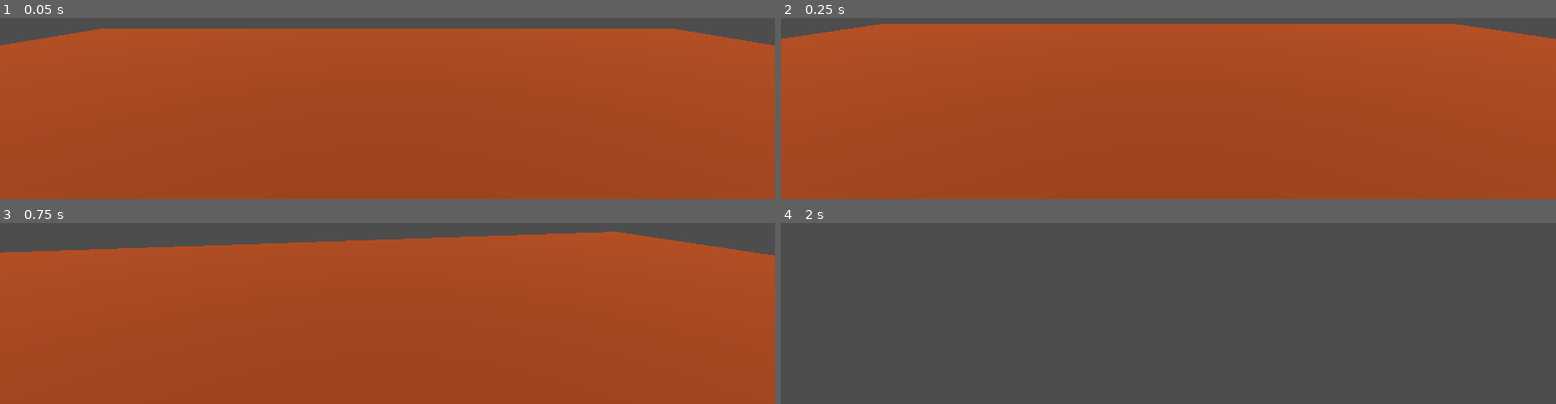
Above: before the commit, frames 1-4 (two rows, left to right).
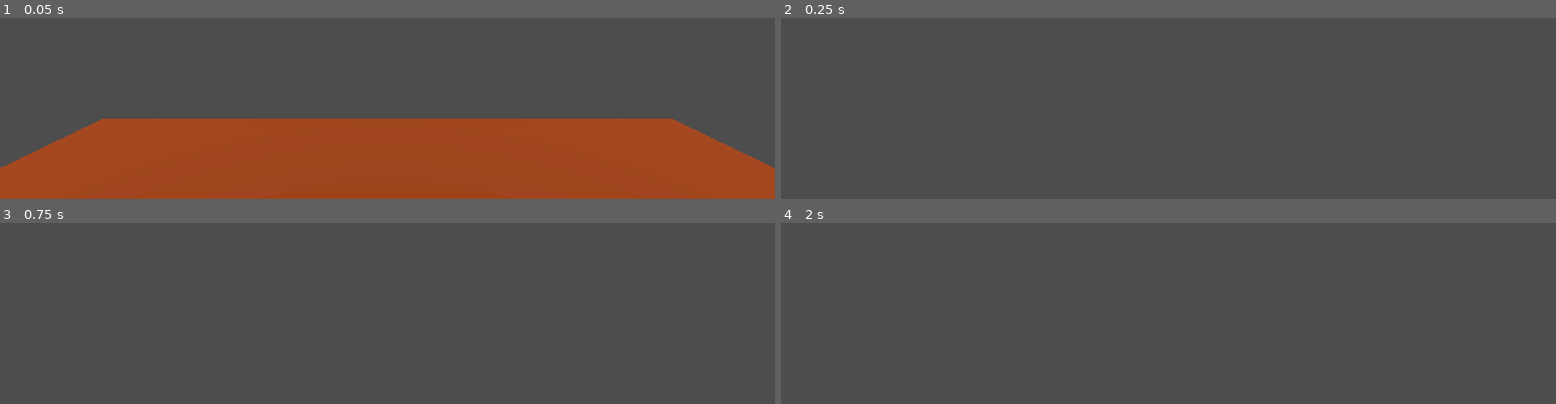
Above: after the commit, the same moments.

Repository: mareluca675/the-well
Game: Godot game, scene res://scenes/main.tscn
Same seed, same stepped clock (60 frames per second), same inputs: the game is played once before the commit and once after it.
Inputs (mouse positions are in pixels of both pictures, inside the frame that each line leads up to):
- Up to frame 1 (0.05 s): no input
- Up to frame 2 (0.25 s): no input
- Up to frame 3 (0.75 s): tap Enter at 0.5 s; move the mouse to (outside the picture) at 0.52 s; press the mouse at (outside the picture) at 0.53 s; hold W (move_forward) from 0.53 s (still down)
- Up to frame 4 (2 s): keep holding W (move_forward); tap Space (jump) at 0.77, 1.52 s; move the mouse to (outside the picture) at 1.27 s; release the mouse at (outside the picture) at 1.28 s; tap Ctrl (crouch) at 1.35 s; click (outside the picture) at 1.55 s

The runs differ from the first frame. In frame 1, 52% of the frame differs, in the area x 0-100%, y 5-83%; in frame 2, 96%, in the area x 0-100%, y 3-100%; in frame 3, 89%; in frame 4, nothing differs.

Commit message:
Added new player template
WIP
Added new player and camera controls, based on GDQest tutorial.
Currently only base movement and is buggy
https://www.youtube.com/watch?v=JlgZtOFMdfc

Diff:
--- a/project.godot
+++ b/project.godot
@@ -58,6 +58,11 @@
 "events": [Object(InputEventKey,"resource_local_to_scene":false,"resource_name":"","device":-1,"window_id":0,"alt_press …(192 unchanged characters)…
 ]
 }
+left_click={
+"deadzone": 0.2,
+"events": [Object(InputEventMouseButton,"resource_local_to_scene":false,"resource_name":"","device":-1,"window_id":0,"alt_pressed":false,"shift_pressed":false,"ctrl_pressed":false,"meta_pressed":false,"button_mask":0,"position":Vector2(0, 0),"global_position":Vector2(0, 0),"factor":1.0,"button_index":1,"canceled":false,"pressed":false,"double_click":false,"script":null)
+]
+}
 
 [physics]
 
--- a/scenes/main.tscn
+++ b/scenes/main.tscn
@@ -1,7 +1,8 @@
-[gd_scene load_steps=12 format=3 uid="uid://dsotghfp4veg"]
+[gd_scene load_steps=13 format=3 uid="uid://dsotghfp4veg"]
 
 [ext_resource type="PackedScene" uid="uid://cc17vl01i7wa2" path="res://scenes/player.tscn" id="1_o5qli"]
 [ext_resource type="Script" uid="uid://dubncoshivdw2" path="res://scripts/cylinder.gd" id="2_0wfyh"]
+[ext_resource type="PackedScene" uid="uid://c5khycyxc5nyt" path="res://scenes/player_tmp.tscn" id="2_sugp2"]
 
 [sub_resource type="StandardMaterial3D" id="StandardMaterial3D_o5qli"]
 albedo_color = Color(0.603922, 0.235294, 0, 1)
@@ -45,6 +46,10 @@
 [node name="Player" parent="." instance=ExtResource("1_o5qli")]
 transform = Transform3D(10, 0, 0, 0, 10, 0, 0, 0, 10, 0, 1.90521, 0)
 
+[node name="PlayerTmp" parent="." instance=ExtResource("2_sugp2")]
+transform = Transform3D(1, 0, 0, 0, 1, 0, 0, 0, 1, 0, 7.22009, 0)
+visible = false
+
 [node name="DirectionalLight3D" type="DirectionalLight3D" parent="."]
 transform = Transform3D(1, 0, 0, 0, 0.0134561, 0.999909, 0, -0.999909, 0.0134561, 0, 128.896, 15.1946)
 
--- /dev/null
+++ b/scenes/player_tmp.tscn
@@ -0,0 +1,24 @@
+[gd_scene load_steps=4 format=3 uid="uid://c5khycyxc5nyt"]
+
+[ext_resource type="Script" uid="uid://dafuukvr2gj23" path="res://scripts/player_tmp.gd" id="1_khb8m"]
+
+[sub_resource type="CapsuleMesh" id="CapsuleMesh_khb8m"]
+
+[sub_resource type="CapsuleShape3D" id="CapsuleShape3D_dmj5b"]
+
+[node name="PlayerTmp" type="CharacterBody3D"]
+script = ExtResource("1_khb8m")
+
+[node name="MeshInstance3D" type="MeshInstance3D" parent="."]
+transform = Transform3D(1, 0, 0, 0, 1, 0, 0, 0, 1, 0, 1, 0)
+mesh = SubResource("CapsuleMesh_khb8m")
+skeleton = NodePath("")
+
+[node name="CollisionShape3D" type="CollisionShape3D" parent="."]
+transform = Transform3D(10, 0, 0, 0, 10, 0, 0, 0, 10, 0, 0, 0)
+shape = SubResource("CapsuleShape3D_dmj5b")
+
+[node name="Head" type="Node3D" parent="."]
+transform = Transform3D(1, 0, 0, 0, 1, 0, 0, 0, 1, 0, 7.5, 0)
+
+[node name="Camera3D" type="Camera3D" parent="Head"]
--- a/scripts/player_movement.gd
+++ b/scripts/player_movement.gd
@@ -3,6 +3,7 @@
 @onready var camera_3d = $Head/Camera3D
 
 # movement
+const GRAVITY = 100
 const SPEED = 100.0
 const CROUCH_MOD = 0.5
 const SPRINT_MOD = 2
@@ -13,9 +14,8 @@
 const CAMERA_V_OFFSET = 0
 const CROUCH_CAMERA_V_OFFSET_MOD = -5
 const BASE_FOV = 75
-const CROUCH_FOV_MOD = 15
+const CROUCH_FOV_MOD = 0
 const SPRINT_FOV_MOD = 15
-const GRAVITY = 100
 
 func _ready():
 	Input.mouse_mode = Input.MOUSE_MODE_CAPTURED
--- /dev/null
+++ b/scripts/player_tmp.gd
@@ -0,0 +1,75 @@
+extends CharacterBody3D
+
+@export_group("Camera")
+@export_range(0.0, 1) var mouseSens := 0.25
+
+@export_group("movement")
+@export var move_speed := 8.0
+@export var acceleration := 20.0
+@export var rotation_speed := 12.0
+
+@export_group("environment")
+@export var gravity := 100
+
+@onready var camera_pivot: Node3D = $Head
+@onready var camera: Camera3D = $Head/Camera3D
+
+var camera_input_direction := Vector2.ZERO
+var last_movement_direction := Vector3.BACK
+
+func _input(event: InputEvent) -> void:
+	# focus window on LMB click
+	if event.is_action_pressed("left_click"):
+		Input.mouse_mode = Input.MOUSE_MODE_CAPTURED
+
+	# show cursor when not focused
+	if event.is_action_pressed("ui_cancel"):
+		Input.mouse_mode = Input.MOUSE_MODE_VISIBLE
+
+func _unhandled_input(event: InputEvent) -> void:
+	var is_camera_motion := (
+		# mouse is moving
+		event is InputEventMouseMotion and
+		# mouse is inside game window
+		Input.get_mouse_mode() == Input.MOUSE_MODE_CAPTURED
+	)
+
+	if is_camera_motion:
+		# convert mouse movement to camera direction
+		camera_input_direction = event.relative * mouseSens
+
+
+
+func _physics_process(delta: float) -> void:
+	camera_pivot.rotation.x += camera_input_direction.y * delta
+	# limit vertical camera angle
+	camera_pivot.rotation.x = clamp(camera_pivot.rotation.x, -PI / 6.0, PI / 3.0)
+
+	camera_pivot.rotation.y -= camera_input_direction.x * delta
+
+	# set camera movement to 0 when mouse is not moved
+	camera_input_direction = Vector2.ZERO
+
+	var raw_input := Input.get_vector("move_left", "move_right", "move_forward", "move_back")
+	# get axis relative to camera view
+	var forward := camera.global_basis.z
+	var side := camera.global_basis.x
+
+	var move_direction := forward * raw_input.y + side * raw_input.x
+	# prevent walking into the sky/ground when camera pointed up/down
+	move_direction.y = 0.0
+
+	move_direction = move_direction.normalized()
+
+	if not is_on_floor():
+		velocity.y -= gravity * delta
+
+	velocity = velocity.move_toward(move_direction * move_speed, acceleration * delta)
+	move_and_slide()
+
+	if move_direction.length() > 0:
+		last_movement_direction = move_direction
+
+	# smoothly turn player model towards moving direction
+	var target_angle := Vector3.BACK.signed_angle_to(last_movement_direction, Vector3.UP)
+	global_rotation.y = lerp_angle(rotation.y, target_angle, rotation_speed * delta)
Not shown, added: scripts/player_tmp.gd.uid
